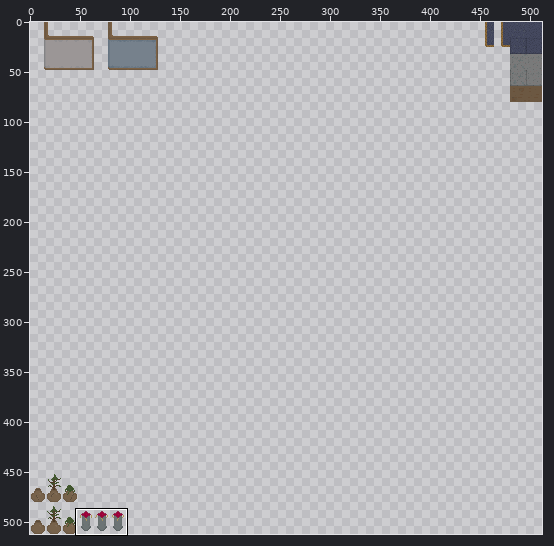
Sprite sheet, stored at atlas/environment.png. Above, an overview of the earlier version with the close-up marked.
Close-up. As it was:
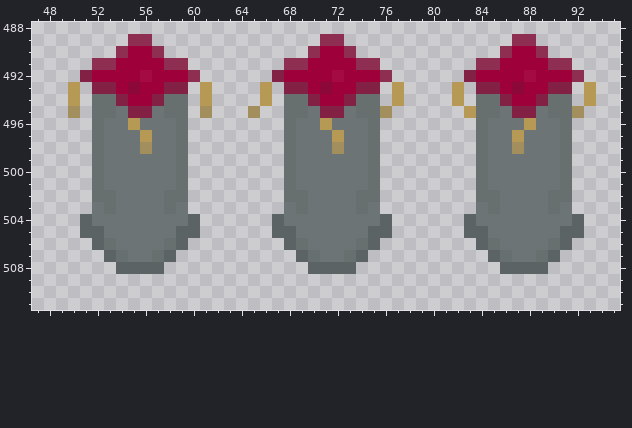
The file is 512x512 pixels. Colours within 5 levels of each other are drawn and written as one. Shown: x 47..95, y 488..511.
New version:
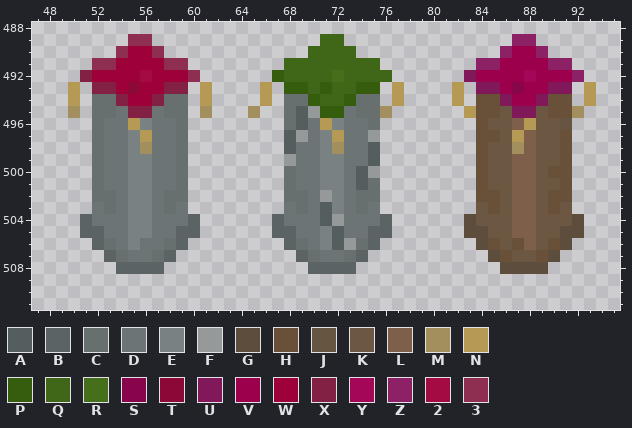
Palette (. is transparent): A #555e5f  B #5b6364  C #676f6f  D #6c7475  E #798182  F #959999  G #5c4d3c  H #685039  J #665540  K #6c5842  L #7e604a  M #a38f5d  N #b59955  P #365c0e  Q #406618  R #466f1b  S #89054b  T #8b0837  U #811859  V #9c004d  W #9e0039  X #832145  Y #a40757  Z #8c2165  2 #a50b43  3 #8e2e51
What changed:
Changed rows in their new state; - is an unchanged pixel.
first column x 55:
489 ----------------QQ--------------ZZ----
490 ---------------QQQQ------------ZVVZ---
491 -------------QQQQQQQQ--------ZZVVVVZZ-
492 ------------PQQQQRQQQQ------UVVVVYVVVZ
493 -------------PPQPQQPP--------UUVSVVUU-
494 ---------------PQQP----------HHUVVUHH-
495 --------------AFPP-----------HHKUUKHH-
496 -E------------A--E-----------HKKL-KKJ-
497 E------------AF-E---F--------HHK-LKKH-
498 E------------A--E---A--------HKK-LKKH-
499 EE-----------F--EE--A--------HKKLLKKH-
500 EE--------------EE-AF--------HKKLLKHH-
501 EE--------------EE-A---------HKKLLKKH-
502 EE--------------FE-----------HHKLLKHH-
503 EE--------------AE-----------KHKLLKHK-
504 EE--------------AF----------GKKKLLKKKG
505 EE--------------EA----------GGKKLLKKGG
506 E---------------EAF----------GHKHLKHG-
507 ------------------------------GHKKHG--
508 -------------------------------GGGG---
Changed places in both close-ups, as pixel boxes (x1, y1, x2, y2):
changed: (272, 34, 392, 250)
changed: (464, 34, 584, 274)
changed: (128, 118, 152, 250)
